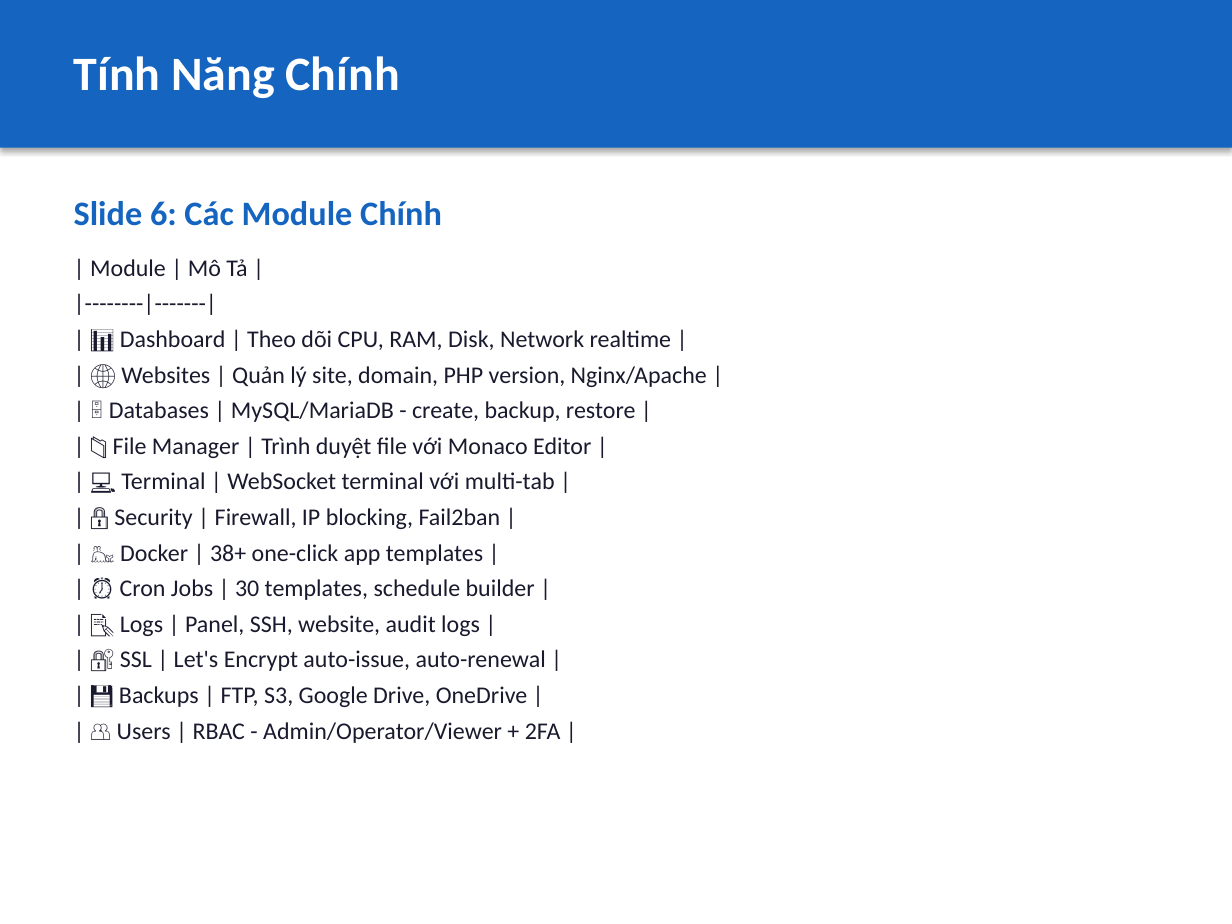
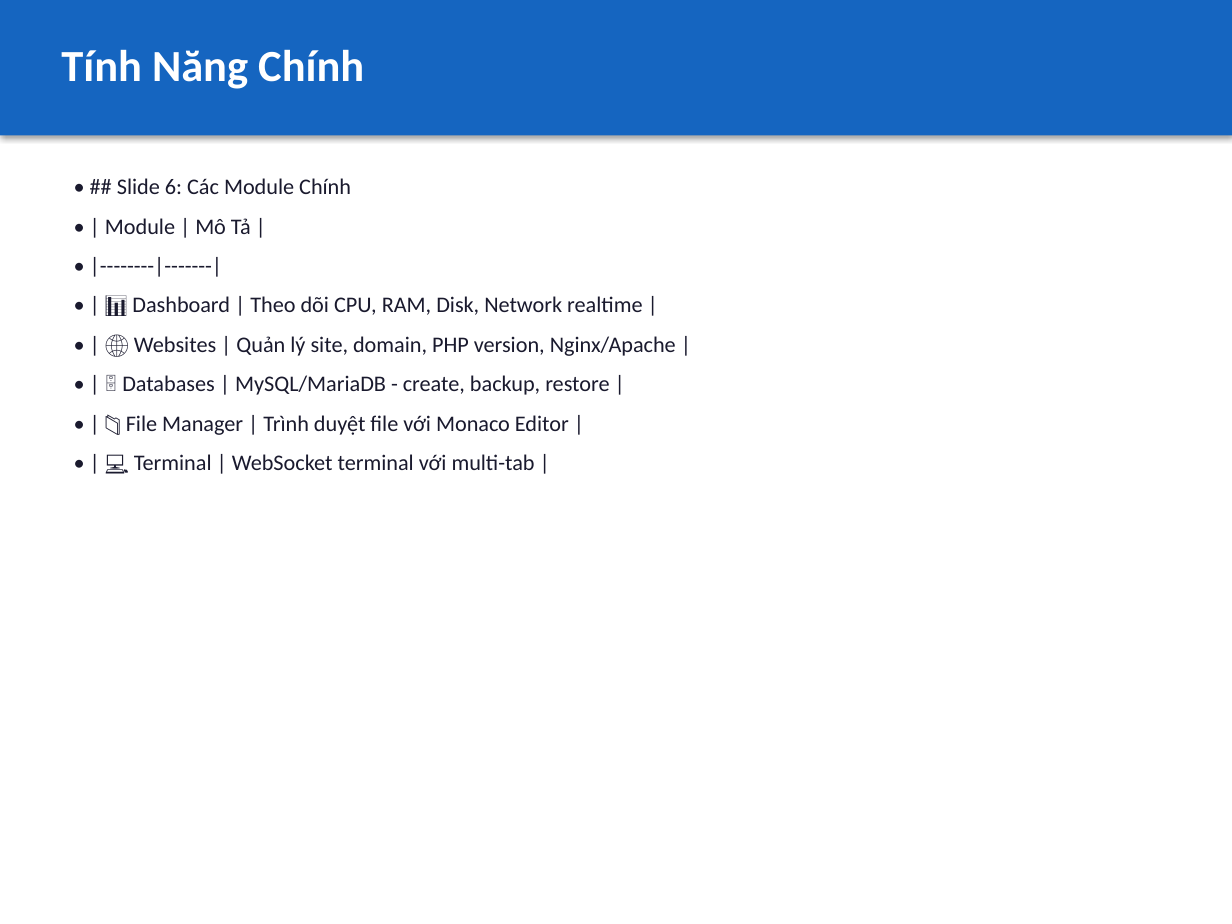
Before and after one commit to NguyenVanHuyDung/ITDLUPanel, a slide deck: slide 7 of docs/slides/01-introduction.pptx. Drawn at 1232x924 pixels with LibreOffice and Linux fonts; fonts in the diff are those of the drawing. Boxes give left, top, right and bottom in pixels: in the first picture for what was removed or moved away, otherwise in the second. Text is boxed around its words. In the diff, an @@ line names an element or a change of style, - is before the commit and + after.

```diff
--- a/docs/slides/01-introduction.pptx
+++ b/docs/slides/01-introduction.pptx
@@ rectangle: place and size @@
-rectangle at (0, 0, 1232, 148)
+rectangle at (0, 0, 1232, 136)
@@ text "Tính Năng Chính": place and size @@
-text "Tính Năng Chính" at (74, 56, 400, 98)
+text "Tính Năng Chính" at (61, 49, 364, 89)
@@ text "Tính Năng Chính" at (61, 49, 364, 89): size 28 to 26 pt @@
@@ text at (117, 178, 351, 194): text changed; size 14 to 13 pt @@
-Slide 6: Các Module Chính
-| Module | Mô Tả |
-|--------|-------|
-| 📊 Dashboard | Theo dõi CPU, RAM, Disk, Network realtime |
-| 🌐 Websites | Quản lý site, domain, PHP version, Nginx/Apache |
-| 🗄️ Databases | MySQL/MariaDB - create, backup, restore |
-| 📁 File Manager | Trình duyệt file với Monaco Editor |
-| 💻 Terminal | WebSocket terminal với multi-tab |
-| 🔒 Security | Firewall, IP blocking, Fail2ban |
-| 🐳 Docker | 38+ one-click app templates |
-| ⏰ Cron Jobs | 30 templates, schedule builder |
-| 📝 Logs | Panel, SSH, website, audit logs |
-| 🔐 SSL | Let's Encrypt auto-issue, auto-renewal |
-| 💾 Backups | FTP, S3, Google Drive, OneDrive |
-| 👥 Users | RBAC - Admin/Operator/Viewer + 2FA |
+• ## Slide 6: Các Module Chính
@@ text added at (105, 218, 251, 234), 13 pt, text #1A1A2E @@
+• | Module | Mô Tả |
@@ text added at (62, 245, 1170, 282), 13 pt, text #1A1A2E @@
+• |--------|-------|
@@ text added at (132, 296, 642, 315), 13 pt, text #1A1A2E @@
+• | 📊 Dashboard | Theo dõi CPU, RAM, Disk, Network realtime |
@@ text added at (134, 336, 676, 356), 13 pt, text #1A1A2E @@
+• | 🌐 Websites | Quản lý site, domain, PHP version, Nginx/Apache |
@@ text added at (122, 375, 609, 395), 13 pt, text #1A1A2E @@
+• | 🗄️ Databases | MySQL/MariaDB - create, backup, restore |
@@ text added at (126, 415, 569, 435), 13 pt, text #1A1A2E @@
+• | 📁 File Manager | Trình duyệt file với Monaco Editor |
@@ text added at (134, 454, 535, 470), 13 pt, text #1A1A2E @@
+• | 💻 Terminal | WebSocket terminal với multi-tab |
```
Also in this commit, not shown: 21 other slides changed, 1 slide added, 19 other files.
